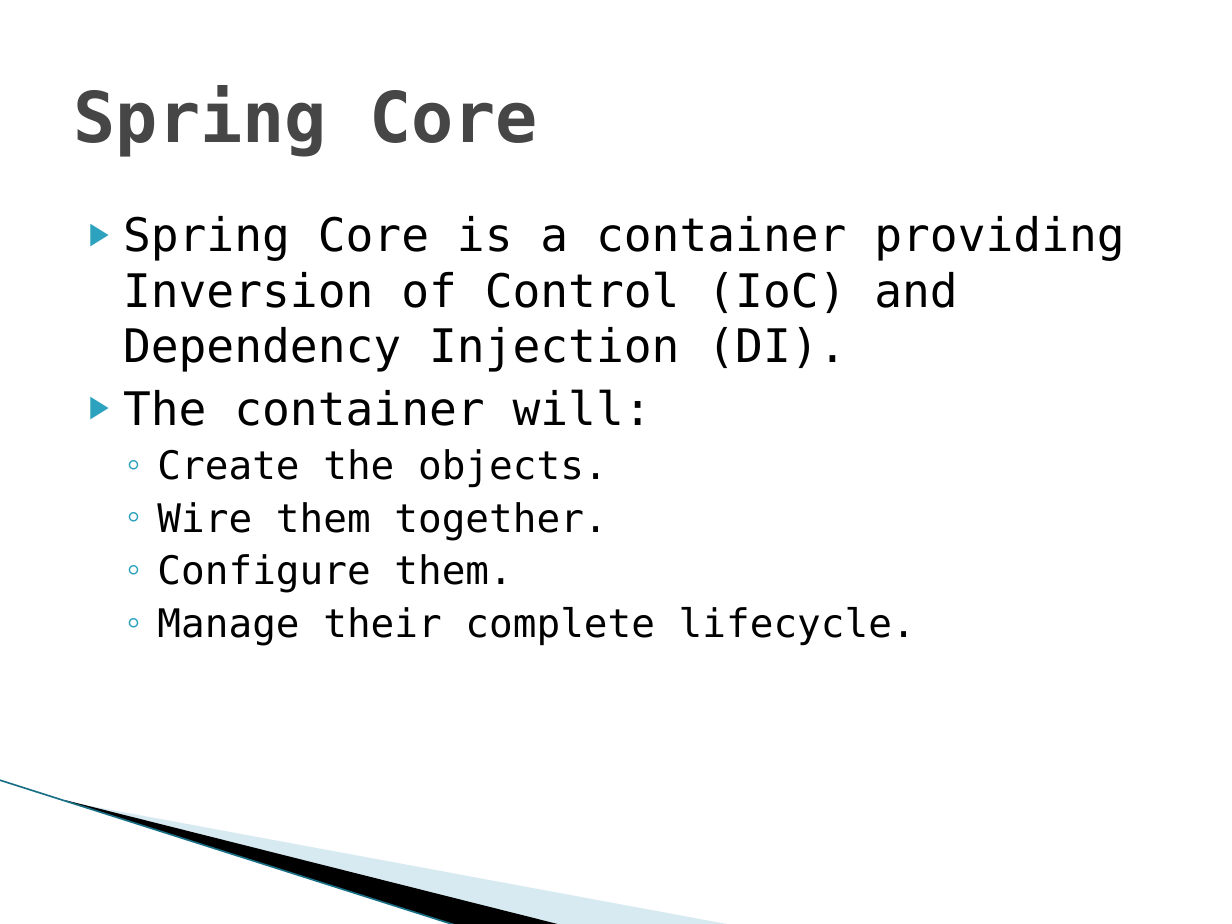
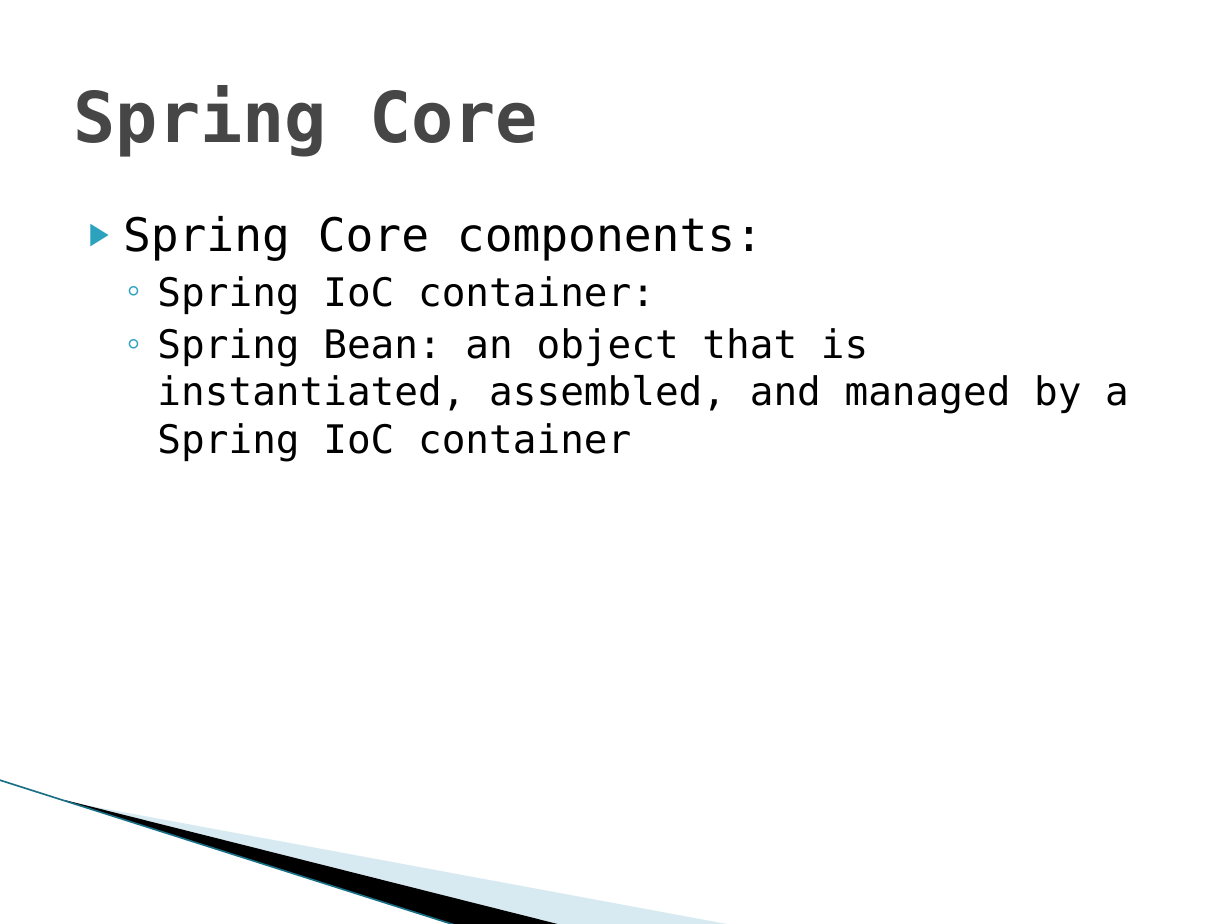
Before and after one commit to PusHGoD/DemoSpring, a slide deck: slide 6 of Spring.pptx. Drawn at 1232x924 pixels with LibreOffice and Linux fonts; fonts in the diff are those of the drawing; background and template pictures are left out. Boxes give left, top, right and bottom in pixels: in the first picture for what was removed or moved away, otherwise in the second. Text is boxed around its words. In the diff, an @@ line names an element or a change of style, - is before the commit and + after.

```diff
--- a/Spring.pptx
+++ b/Spring.pptx
@@ text at box(123, 216, 1129, 462): text changed; size 27 to 23 pt @@
-▶ Spring Core is a container providing Inversion of Control (IoC) and Dependency Injection (DI).
-▶ The container will:
-  ◦ Create the objects.
-  ◦ Wire them together.
-  ◦ Configure them.
-  ◦ Manage their complete lifecycle.
+▶ Spring Core components:
+  ◦ Spring IoC container:
+  ◦ Spring Bean: an object that is instantiated, assembled, and managed by a Spring IoC container
```
Also in this commit, not shown: 6 other slides changed, 6 slides added, 6 slides removed.
